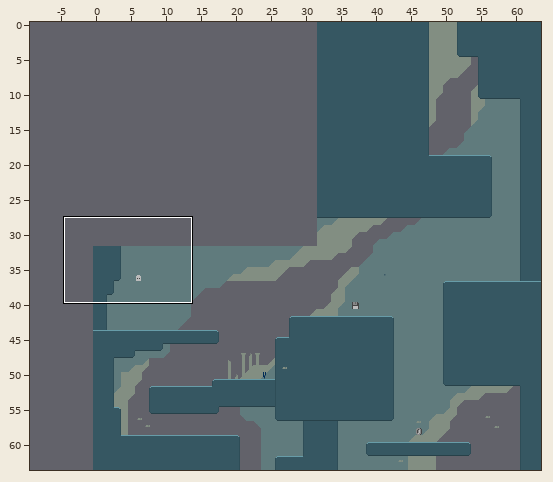
Tiled map (JSON): tiled/maps/5-0.json. The first picture is a wide view before the edit; the outline marks the close-up.
Close-up. Before:
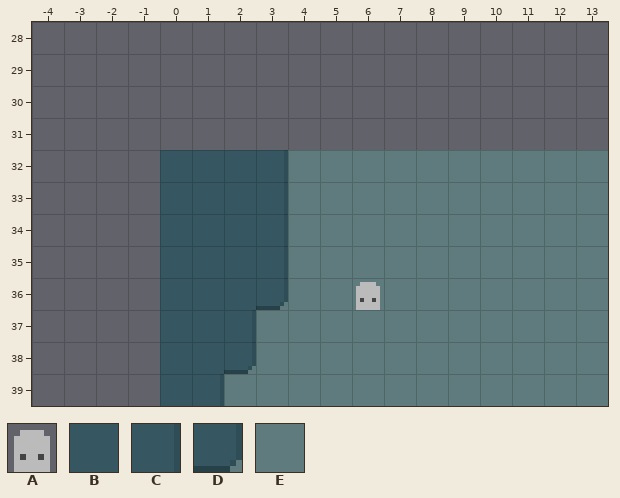
Cells are 8x8 px. Shown: x -4..13, y 28..39. The commit also changed other parts of the map, which this record leaves out.
Key: from "objects": A 1; from "tileset": B 0, C 9, D 25, E 32.
_ is an empty cell.
Objects are placed by their top-left corner, in cells (3,4 is the top-left corner of cell 3,4); size is 1x1 cell unless given.
Layer "main" before, first column x -4:
28 __________________
29 __________________
30 __________________
31 __________________
32 ____BBBCEEEEEEEEEE
33 ____BBBCEEEEEEEEEE
34 ____BBBCEEEEEEEEEE
35 ____BBBCEEEEEEEEEE
36 ____BBBDEEEEEEEEEE
37 ____BBCEEEEEEEEEEE
38 ____BBDEEEEEEEEEEE
39 ____BCEEEEEEEEEEEE
Objects on layer "objects" before:
A at 6,36
The same view after the edit:
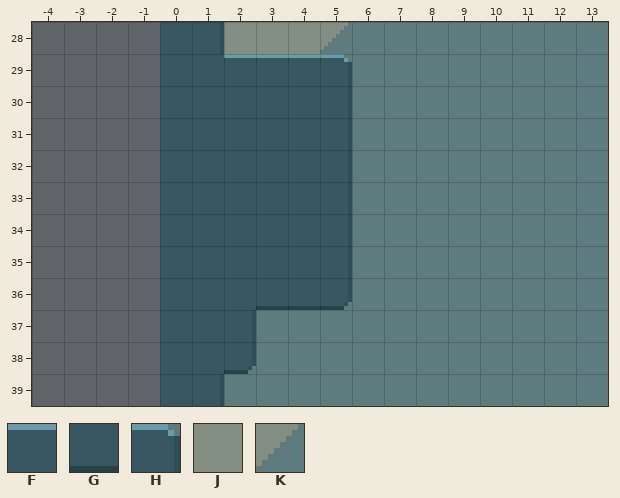
Further tiles: from "tileset": F 3, G 11, H 17, J 40, K 46.
Diff:
Changed rows in their new state; . is an unchanged cell.
Layer "main":
first column x 0:
28 BCJJJKEEEEEEEE
29 BBFFFHEEEEEEEE
30 BBBBBCEEEEEEEE
31 BBBBBCEEEEEEEE
32 ....BC........
33 ....BC........
34 ....BC........
35 ....BC........
36 ...GGD........
Layer "objects":
changed: A at 6,36 -> outside this view
Pixel boxes of the changes (left, top, right, bottom) in both close-ups:
changed: (160, 22, 608, 310)
